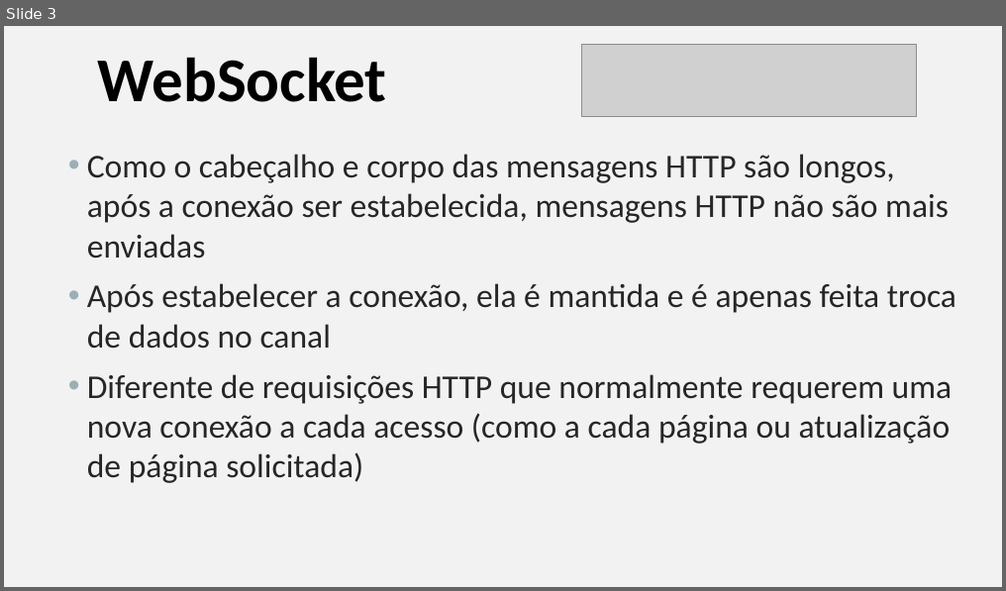
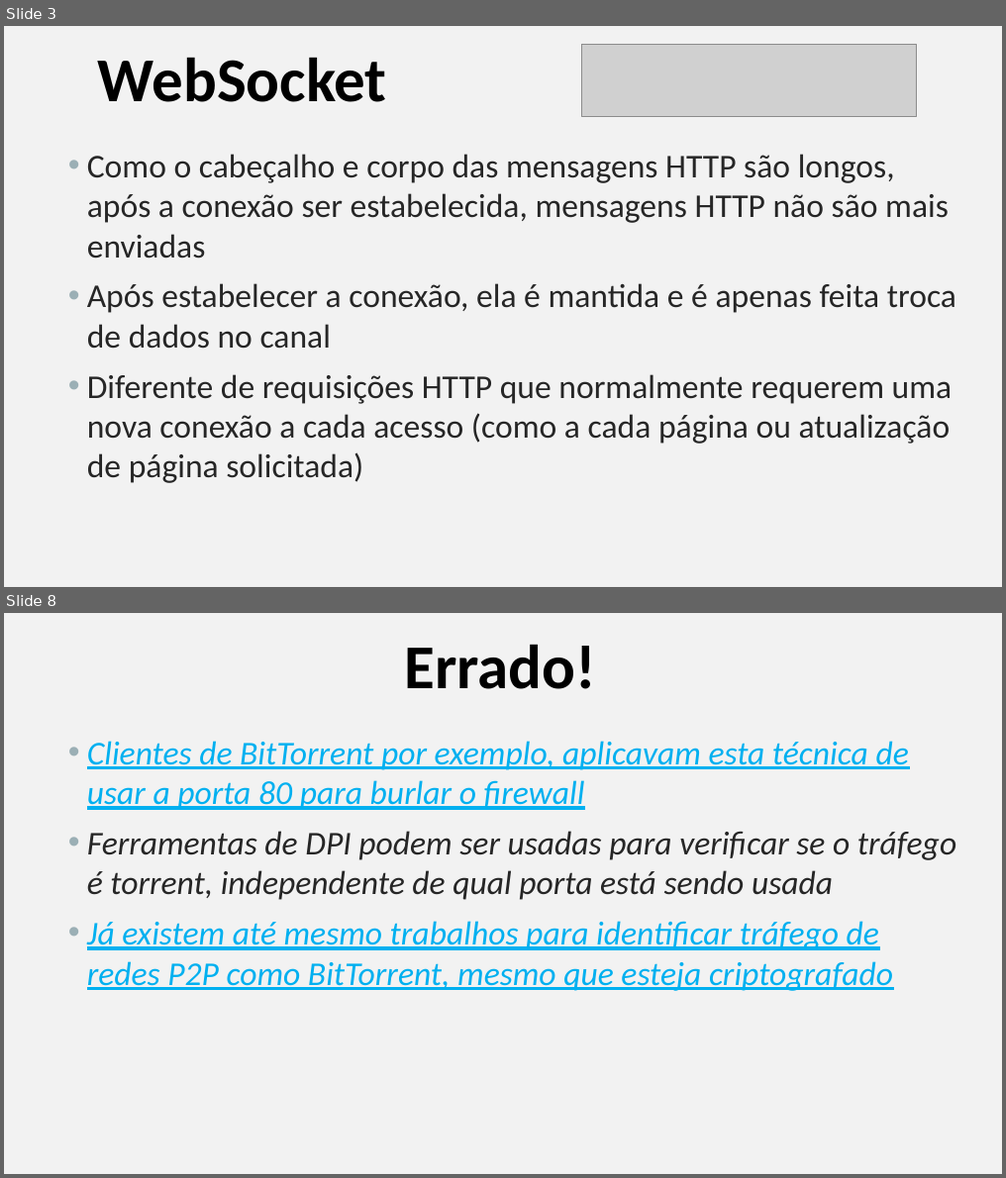
Before and after one commit to manoelcampos/sistemas-distribuidos, a slide deck: projects/02-websocket-chat-nodejs/websocket.pptx. Shown one above the other, each under a label of ours: slide 3 before the commit, slides 3 and 8 after it; the slides between them are not shown. The pictures are 1006x591 and 1006x1178 pixels, drawn with LibreOffice and Linux fonts; fonts in the diff are those of the drawing; grey boxes stand for pictures. Boxes give left, top, right and bottom in pixels: in the first picture for what was removed or moved away, otherwise in the second. Text is boxed around its words. In the diff, an @@ line names an element or a change of style, - is before the commit and + after.

Commit message:
Atualiza apresentação de WebSocket
- Mostra que ser amigável a firewalls não
  é apenas uma questão de usar a porta 80
- Fala sobre ferramentas de Deep Packet Inspection

```diff
--- a/projects/02-websocket-chat-nodejs/websocket.pptx
+++ b/projects/02-websocket-chat-nodejs/websocket.pptx
@@ slide 8 added at box(4, 613, 1002, 1174), background #F2F2F2 @@
@@ text added at box(404, 644, 595, 689), 60 pt, text #000000, bold @@
+Errado!
@@ text added at box(87, 741, 956, 991), 32 pt, text #00B0F0, italic, underline @@
+• Clientes de BitTorrent por exemplo, aplicavam esta técnica de usar a porta 80 para burlar o firewall
+• Ferramentas de DPI podem ser usadas para verificar se o tráfego é torrent, independente de qual porta está sendo usada
+• Já existem até mesmo trabalhos para identificar tráfego de redes P2P como BitTorrent, mesmo que esteja criptografado
```
Also in this commit, not shown: 1 slide changed, 3 other slides added.
